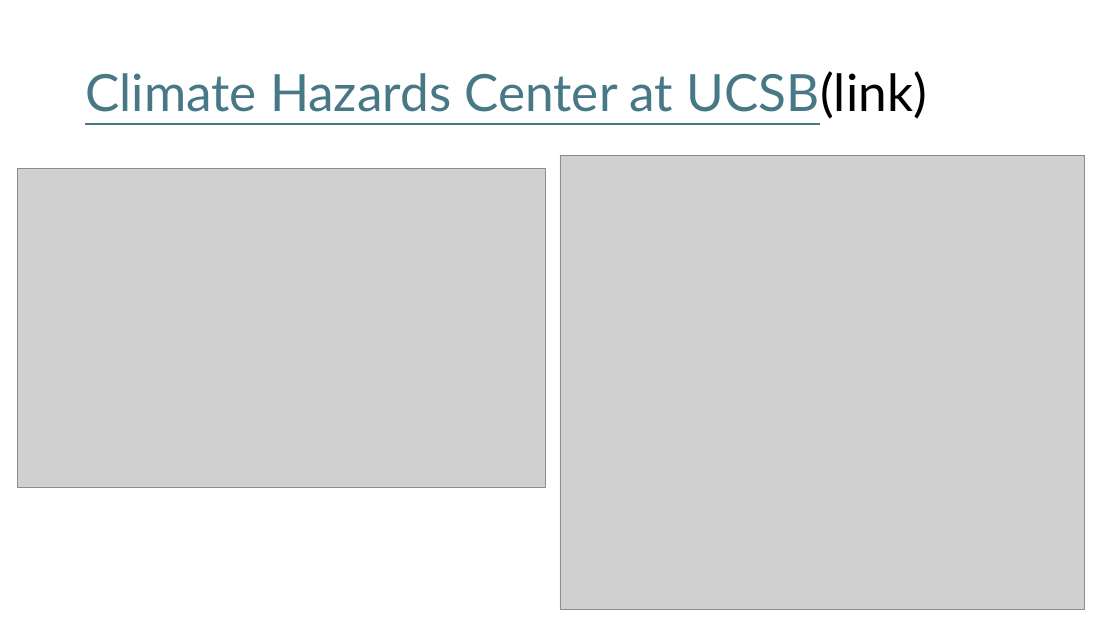
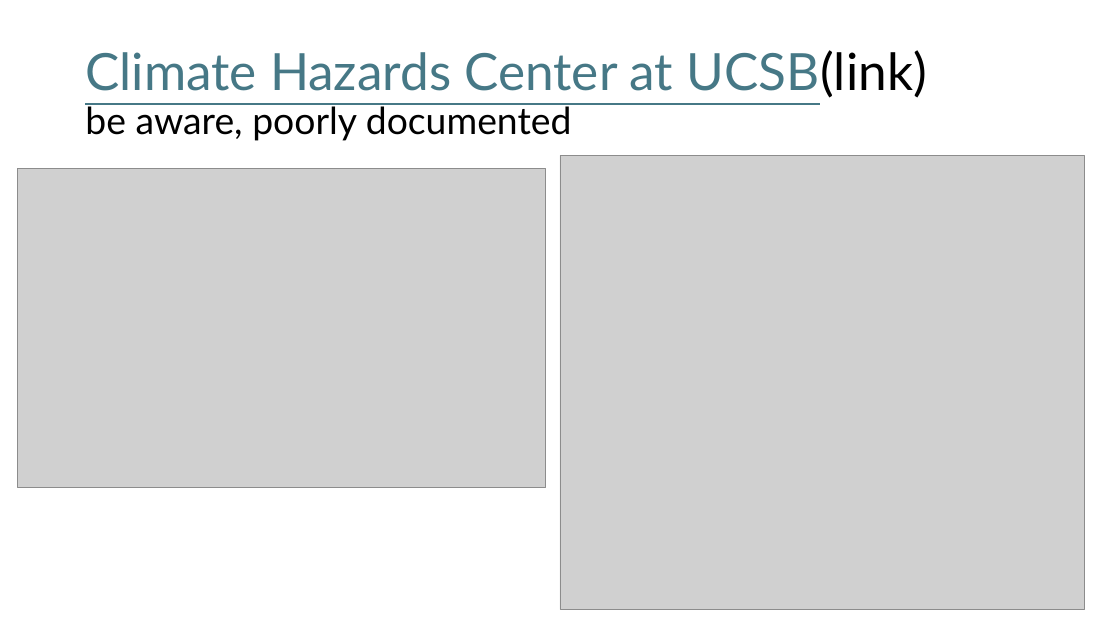
Before and after one commit to szkaifeng/ClimateDataIntro, a slide deck: slide 17 of Climate Data Introduction.pptx. Drawn at 1120x630 pixels with LibreOffice and Linux fonts; fonts in the diff are those of the drawing; grey boxes stand for pictures. Boxes give left, top, right and bottom in pixels: in the first picture for what was removed or moved away, otherwise in the second. Text is boxed around its words. In the diff, an @@ line names an element or a change of style, - is before the commit and + after.

```diff
--- a/Climate Data Introduction.pptx
+++ b/Climate Data Introduction.pptx
@@ title at box(85, 50, 926, 141): text changed; text colour #467886 to #000000 @@
-Climate Hazards Center at UCSB(link)
+Climate Hazards Center at UCSB(link)
+be aware, poorly documented
```
Also in this commit, not shown: 2 other slides changed.
